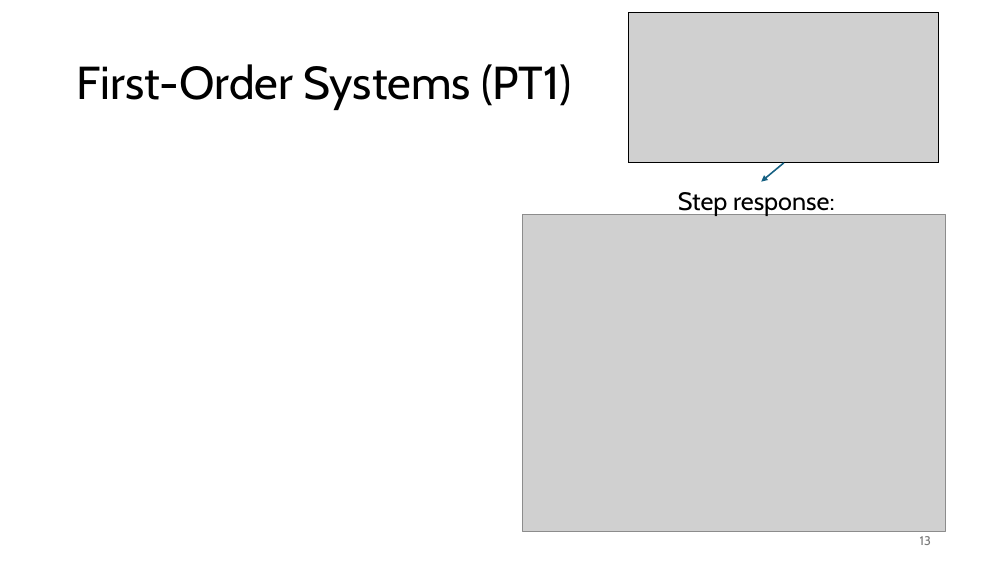
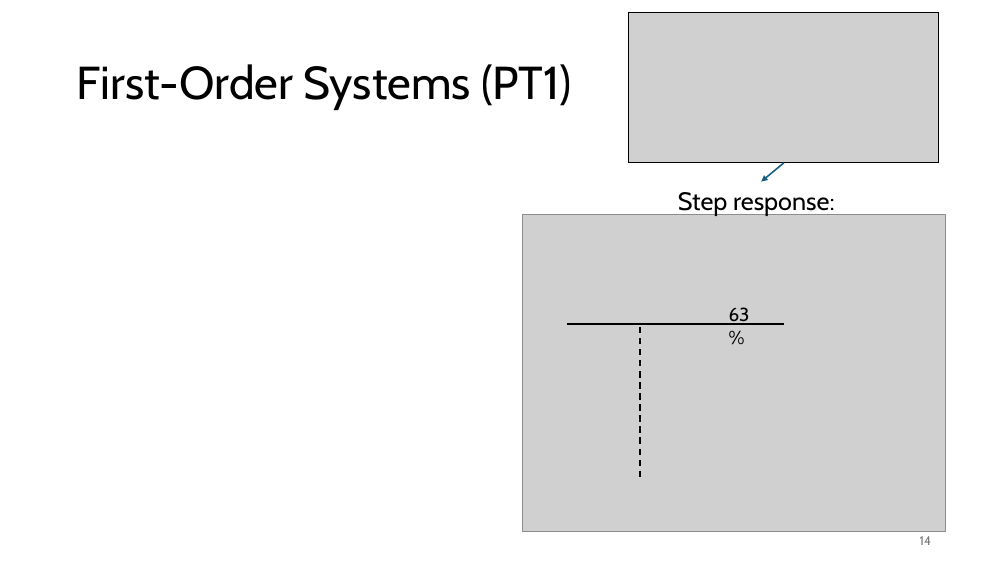
Before and after one commit to FelixWick/control_engineering, a slide deck: slide 14 of slides/1_systems.pptx (slide 13 before the commit). Drawn at 1008x567 pixels with LibreOffice and Linux fonts; fonts in the diff are those of the drawing; grey boxes stand for pictures. Boxes give left, top, right and bottom in pixels: in the first picture for what was removed or moved away, otherwise in the second. Text is boxed around its words. In the diff, an @@ line names an element or a change of style, - is before the commit and + after.

```diff
--- a/slides/1_systems.pptx
+++ b/slides/1_systems.pptx
@@ line added from (567, 324) to (784, 324), #000000 1.5 pt @@
@@ line added from (640, 327) to (640, 479), #000000 1.5 pt dashed @@
@@ text added at (x1=729, y1=307, x2=750, y2=325), 18 pt, text #000000 @@
+63%
@@ picture added at (x1=632, y1=446, x2=664, y2=476) @@
@@ page number at (x1=920, y1=536, x2=931, y2=545): text changed @@
-13
+14
```
Also in this commit, not shown: 4 other slides changed, 1 slide added, 8 other files.
